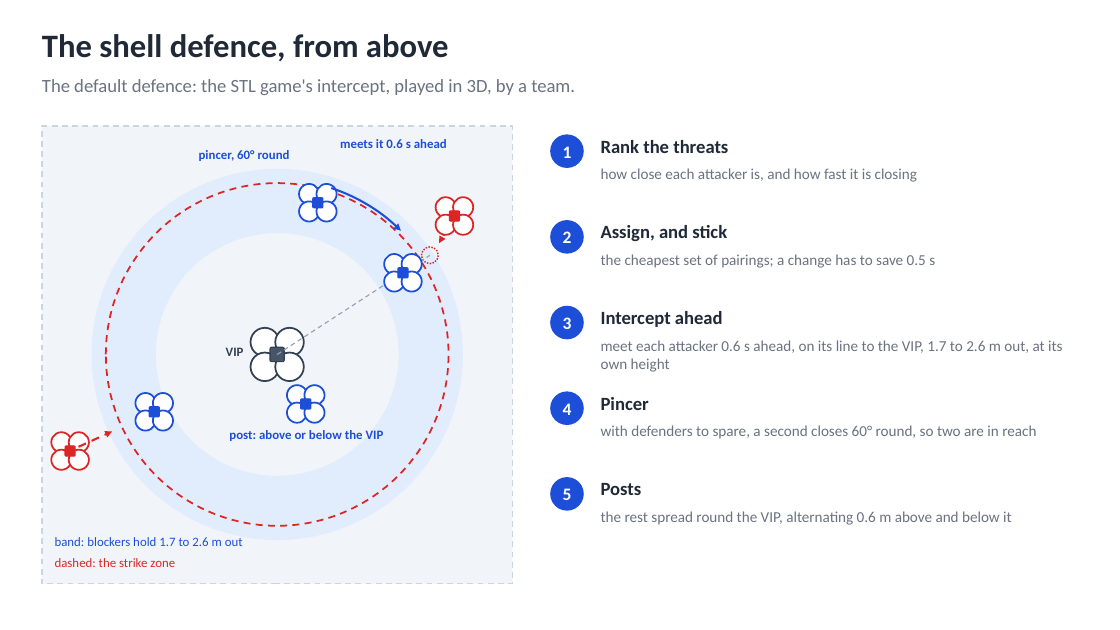
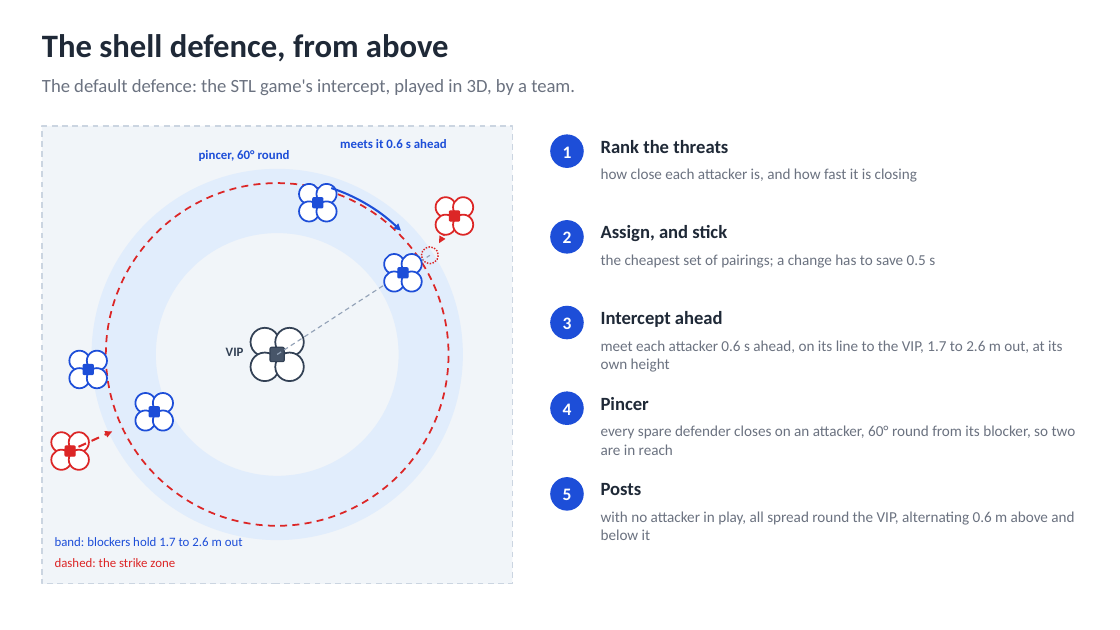
Before and after one commit to AI-DA-STC/CrazySwarm2-with-Mocap_Strike-and-Guard, a slide deck: slide 38 of docs/diagrams/strike-and-guard-diagrams.pptx. Drawn at 1120x630 pixels with LibreOffice and Linux fonts; fonts in the diff are those of the drawing. Boxes give left, top, right and bottom in pixels: in the first picture for what was removed or moved away, otherwise in the second. Text is boxed around its words. In the diff, an @@ line names an element or a change of style, - is before the commit and + after.

```diff
--- a/docs/diagrams/strike-and-guard-diagrams.pptx
+++ b/docs/diagrams/strike-and-guard-diagrams.pptx
@@ rounded rectangle: place and size @@
-rounded rectangle at box(301, 399, 311, 409)
+rounded rectangle at box(83, 365, 93, 375)
@@ 4 ellipses: place and size @@
-4 ellipses at box(287, 385, 324, 423)
+4 ellipses at box(70, 350, 107, 388)
@@ text removed at box(229, 430, 384, 441) @@
-post: above or below the VIP
@@ text at box(601, 425, 1076, 455): text changed @@
-with defenders to spare, a second closes 60° round, so two are in reach
+every spare defender closes on an attacker, 60° round from its blocker, so two are in reach
@@ text at box(601, 511, 1074, 540): text changed @@
-the rest spread round the VIP, alternating 0.6 m above and below it
+with no attacker in play, all spread round the VIP, alternating 0.6 m above and below it
```
Also in this commit, not shown: 2 slides added, 14 other files.
